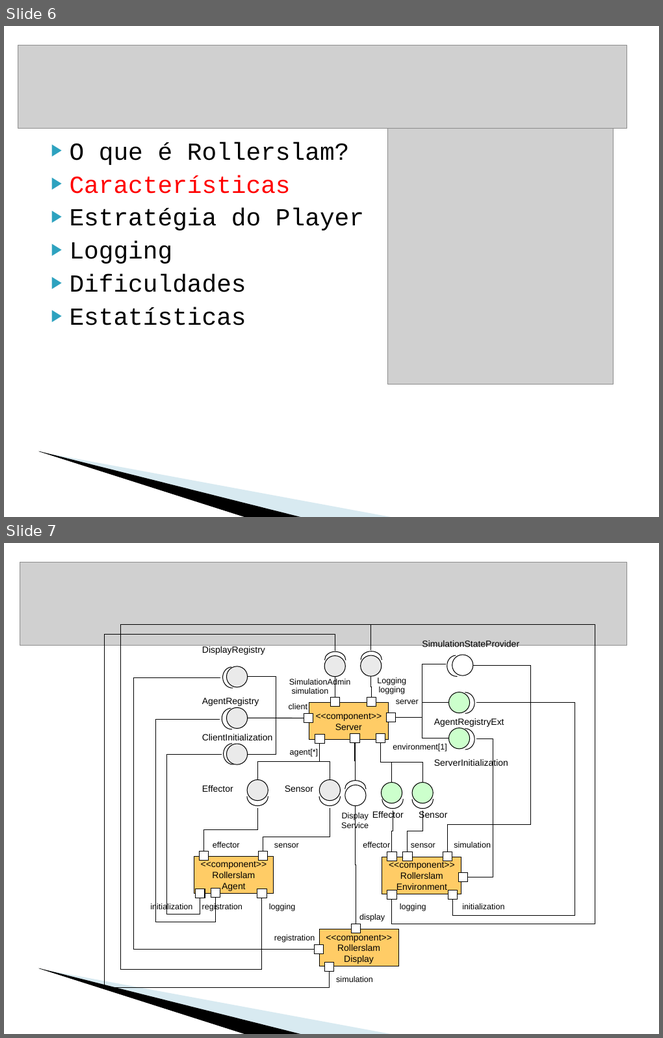
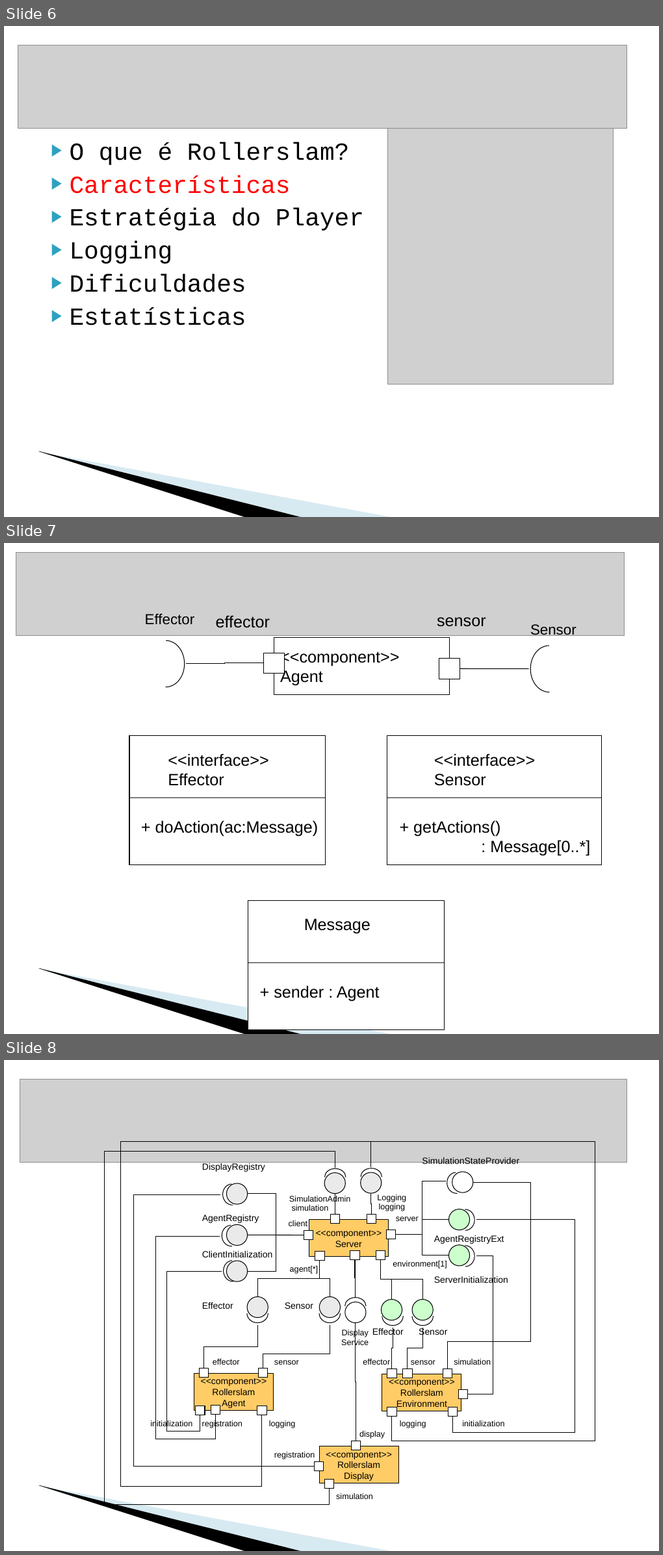
Before and after one commit to krishprince/rollerslam, a slide deck: docs/PresentationAgentes.ppt. Shown one above the other, each under a label of ours: slides 6 and 7 before the commit, slides 6, 7 and 8 after it. The pictures are 663x1038 and 663x1555 pixels, drawn with LibreOffice and Linux fonts; fonts in the diff are those of the drawing; grey boxes stand for pictures; background and template pictures are left out. Boxes give left, top, right and bottom in pixels: in the first picture for what was removed or moved away, otherwise in the second. Text is boxed around its words. In the diff, an @@ line names an element or a change of style, - is before the commit and + after.

Commit message:
(Almost) Final agent presentation version.

```diff
--- a/docs/PresentationAgentes.ppt
+++ b/docs/PresentationAgentes.ppt
@@ slide 7 added at box(4, 543, 659, 1034), background #FFFFFF; not listed: 2 template elements that a slide beside it also shows @@
@@ picture added at box(16, 553, 625, 636) @@
@@ text added at box(145, 614, 195, 625), 16 pt, text #000000 @@
+Effector
@@ text added at box(216, 615, 270, 628), 18 pt, text #000000 @@
+effector
@@ text added at box(437, 617, 486, 627), 18 pt, text #000000 @@
+sensor
@@ rectangle added at box(274, 638, 449, 695), fill #FFFFFF, outline #000000 0.74 pt, 18 pt, text #000000 @@
+<<component>>
+Agent
@@ text added at box(530, 624, 577, 638), 16 pt, text #000000 @@
+Sensor
@@ freeform shape added at box(166, 641, 185, 687), outline #000000 0.74 pt @@
@@ rectangle added at box(263, 653, 284, 674), fill #FFFFFF, outline #000000 0.74 pt @@
@@ rectangle added at box(439, 658, 460, 679), fill #FFFFFF, outline #000000 0.74 pt @@
@@ freeform shape added at box(530, 646, 550, 693), outline #000000 0.74 pt @@
@@ elbow line added from (263, 663) to (186, 663), #000000 0.74 pt @@
@@ line added from (460, 669) to (529, 669), #000000 0.74 pt @@
@@ group added at box(129, 735, 326, 865): 2 texts, 1 rectangle, 1 line @@
+<<interface>>
+Effector
++ doAction(ac:Message)
@@ group added at box(388, 735, 601, 865): 2 texts, 1 rectangle, 1 line @@
+<<interface>>
+Sensor
++ getActions()
+: Message[0..*]
@@ group added at box(248, 901, 444, 1030): 2 texts, 1 rectangle, 1 line @@
+Message
++ sender : Agent
@@ what was slide 7 is now slide 8 @@
```
Also in this commit, not shown: 4 slides changed, 2 other slides added.
